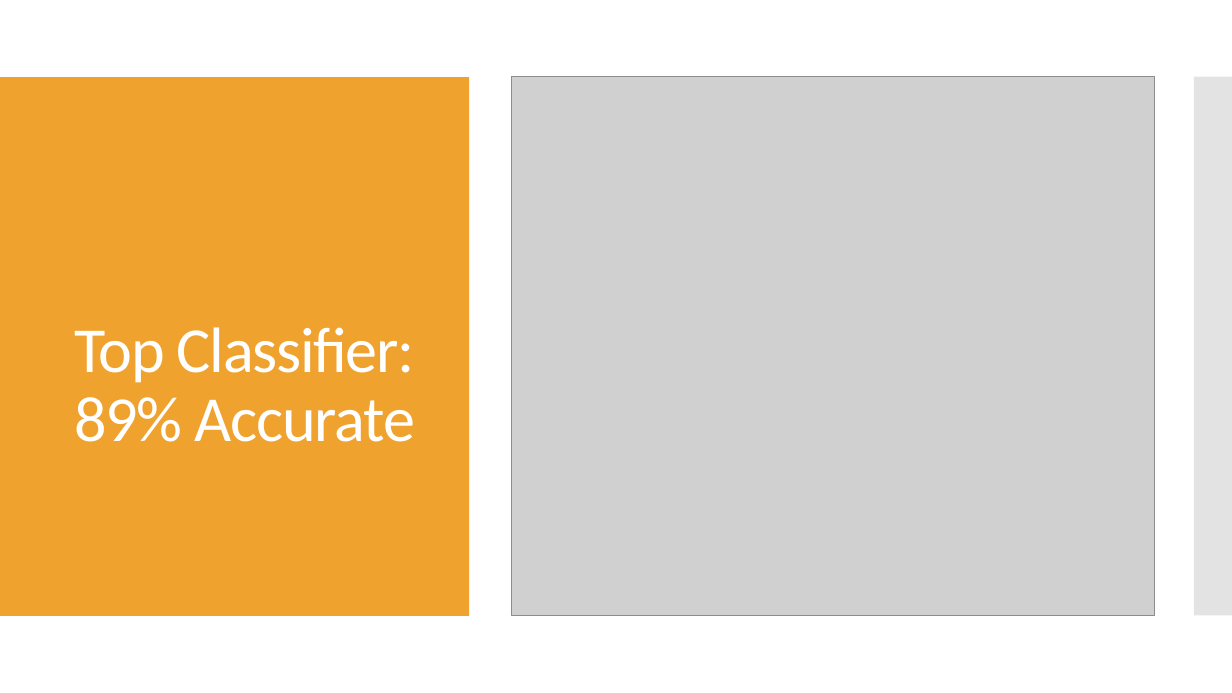
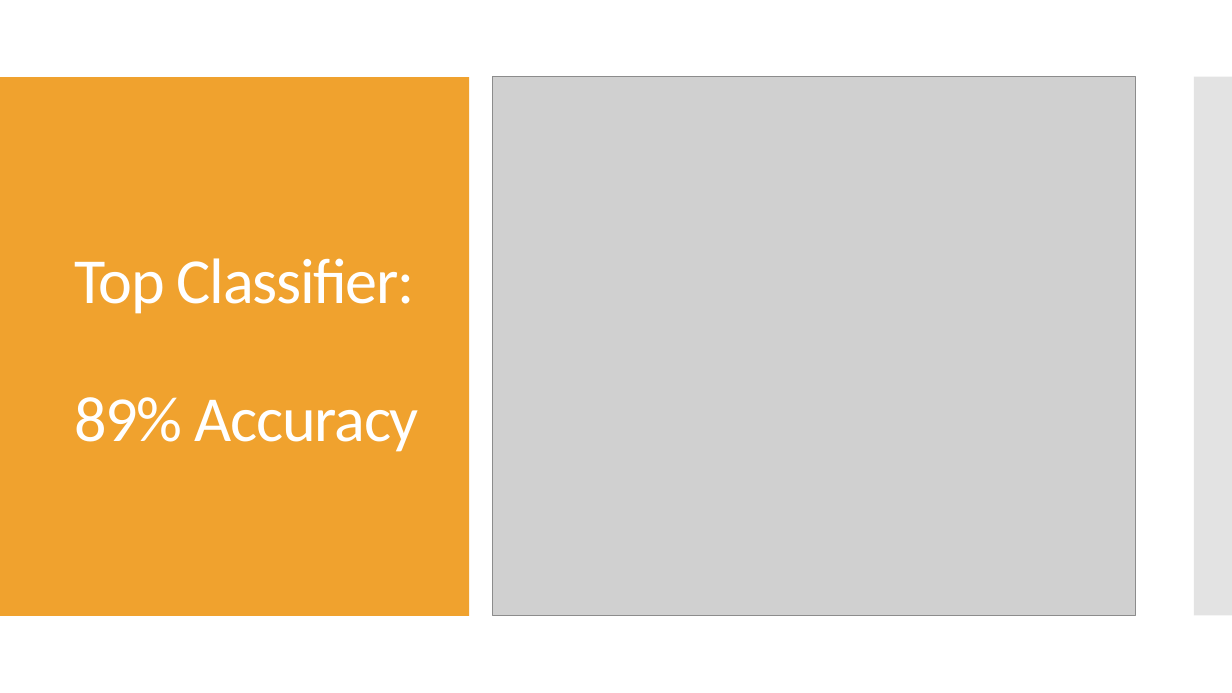
Before and after one commit to douglaspsteen/dsc-capstone-project-v2-online-ds-ft-100719, a slide deck: slide 7 of doug_steen_capstone_pres.pptx. Drawn at 1232x693 pixels with LibreOffice and Linux fonts; fonts in the diff are those of the drawing; grey boxes stand for pictures. Boxes give left, top, right and bottom in pixels: in the first picture for what was removed or moved away, otherwise in the second. Text is boxed around its words. In the diff, an @@ line names an element or a change of style, - is before the commit and + after.

```diff
--- a/doug_steen_capstone_pres.pptx
+++ b/doug_steen_capstone_pres.pptx
@@ picture: place and size @@
-picture at [511, 77, 1154, 616]
+picture at [493, 77, 1136, 616]
@@ title at [74, 258, 419, 452]: text changed @@
-Top Classifier: 89% Accurate
+Top Classifier:
+89% Accuracy
```
Also in this commit, not shown: 5 other slides changed, 1 other file.
